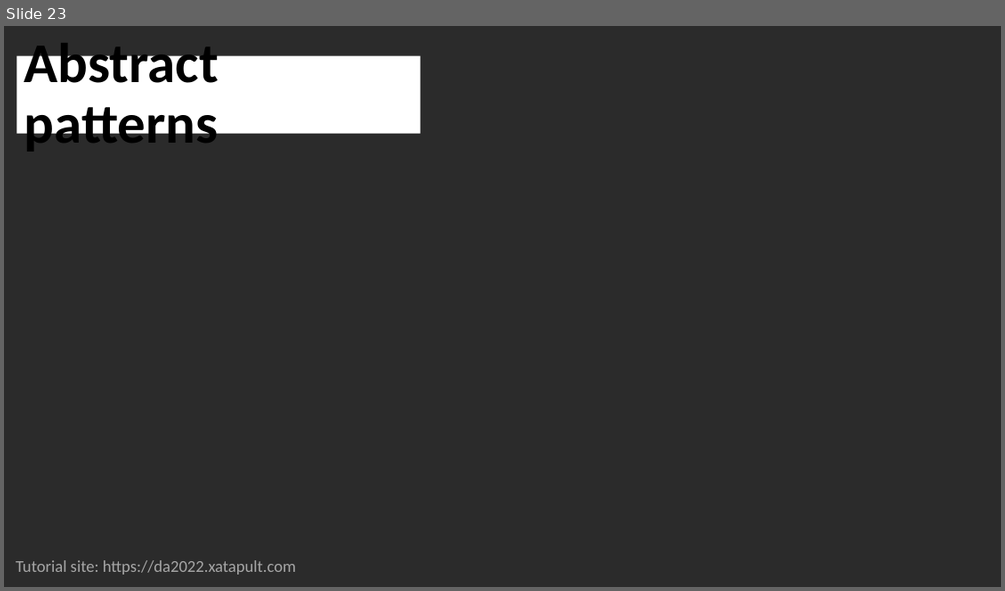
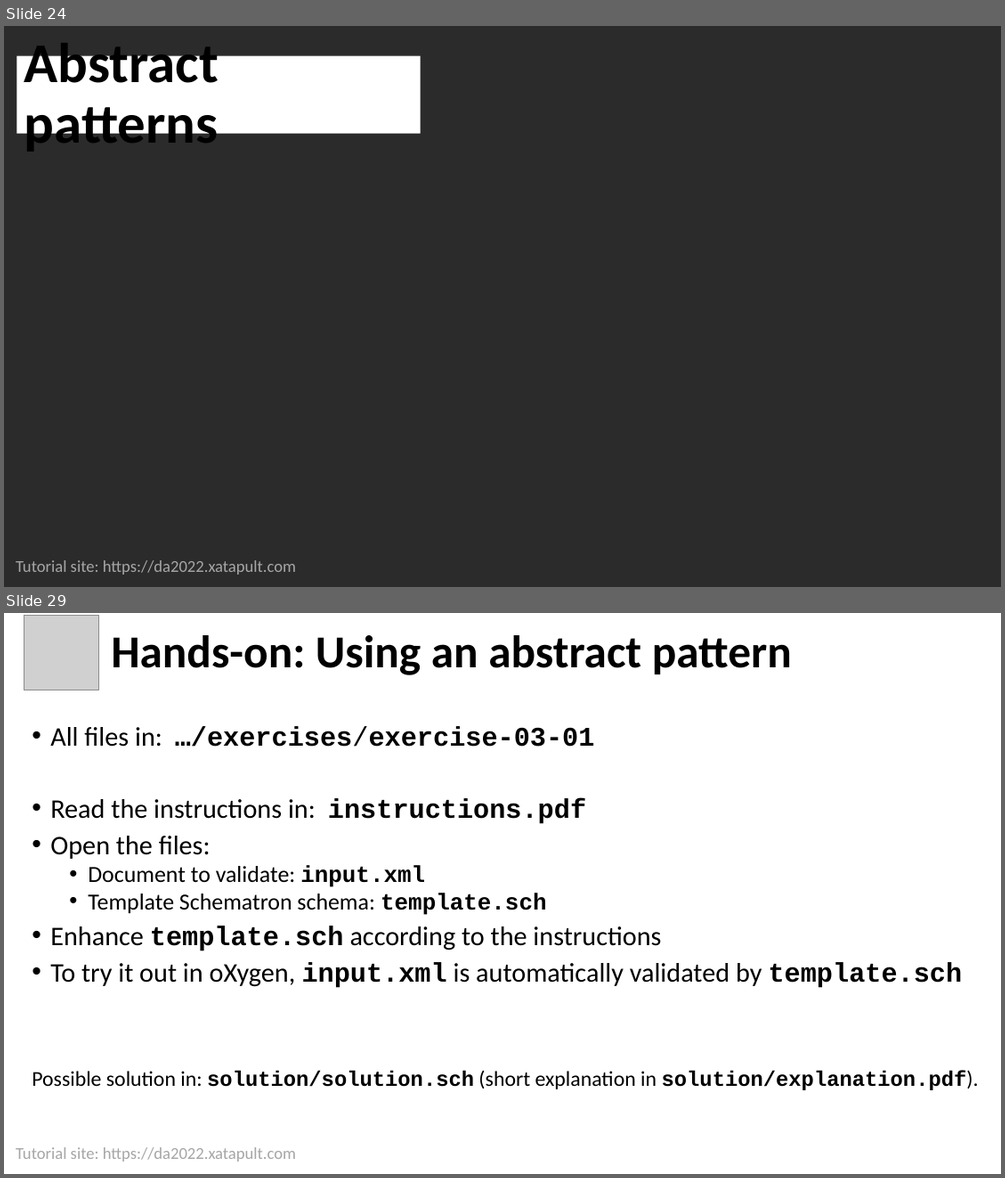
Before and after one commit to xatapult/da-2022-schematron, a slide deck: presentation/Schematron Tutorial DA 2022.pptx. Shown one above the other, each under a label of ours: slide 23 before the commit, slides 24 and 29 after it; the slides between them are not shown. The pictures are 1005x591 and 1005x1178 pixels, drawn with LibreOffice and Linux fonts; fonts in the diff are those of the drawing; grey boxes stand for pictures; background and template pictures are left out; a plain dark background stands for a picture behind light text. Boxes give left, top, right and bottom in pixels: in the first picture for what was removed or moved away, otherwise in the second. Text is boxed around its words. In the diff, an @@ line names an element or a change of style, - is before the commit and + after.

```diff
--- a/presentation/Schematron Tutorial DA 2022.pptx
+++ b/presentation/Schematron Tutorial DA 2022.pptx
@@ slide 29 added at bbox=[4, 613, 1001, 1174], background #FFFFFF; not listed: 1 template element that a slide beside it also shows @@
@@ picture added at bbox=[24, 616, 99, 690] @@
@@ title added at bbox=[111, 635, 792, 675], 44 pt, text #000000, bold @@
+Hands-on: Using an abstract pattern
@@ text added at bbox=[32, 726, 979, 1090], 25.9 pt, text #000000 @@
+• All files in: …/exercises/exercise-03-01
+• Read the instructions in: instructions.pdf
+• Open the files:
+  • Document to validate: input.xml
+  • Template Schematron schema: template.sch
+• Enhance template.sch according to the instructions
+• To try it out in oXygen, input.xml is automatically validated by template.sch
+Possible solution in: solution/solution.sch (short explanation in solution/explanation.pdf).
@@ what was slide 23 is now slide 24 @@
```
Also in this commit, not shown: 6 slides changed, 4 other slides added, 22 other files.
